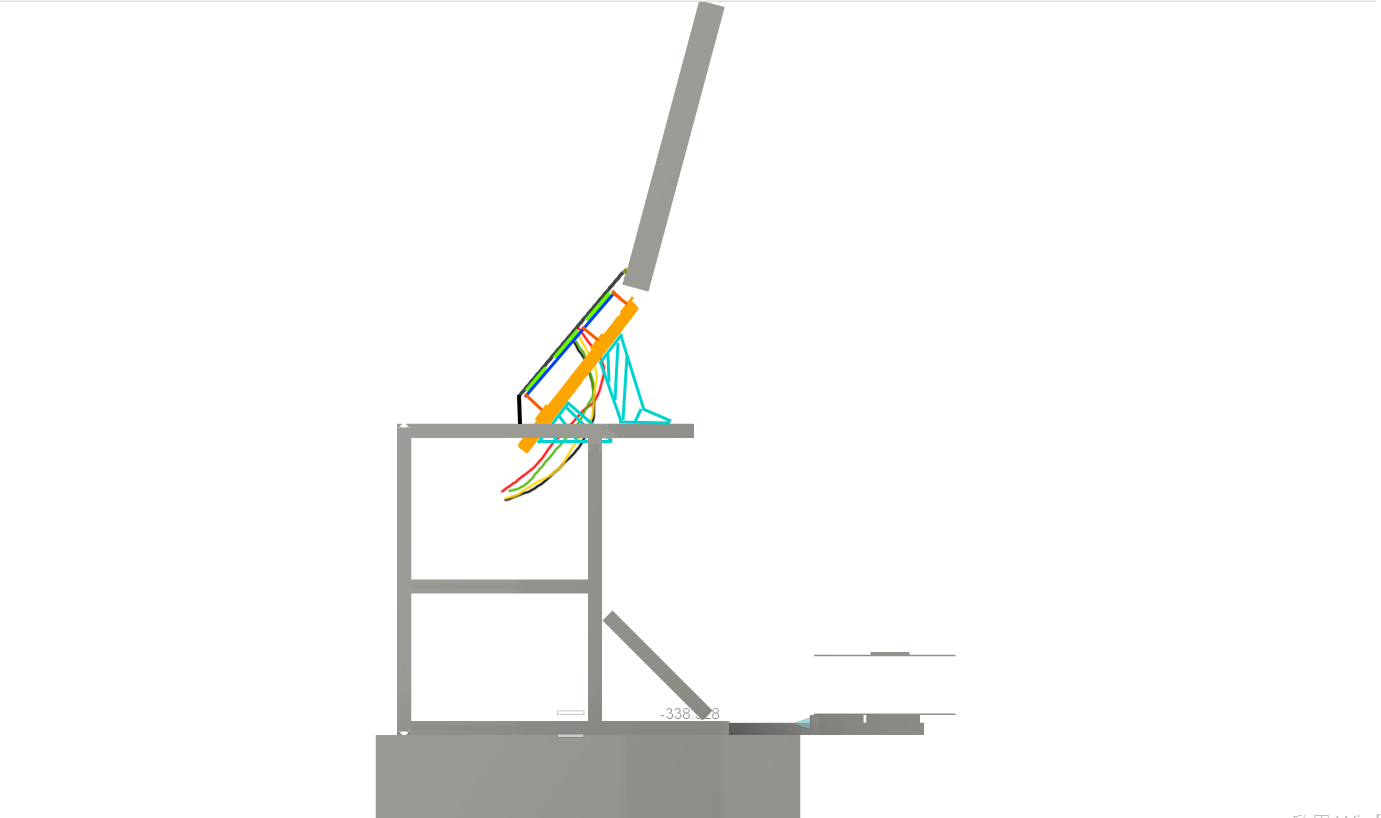
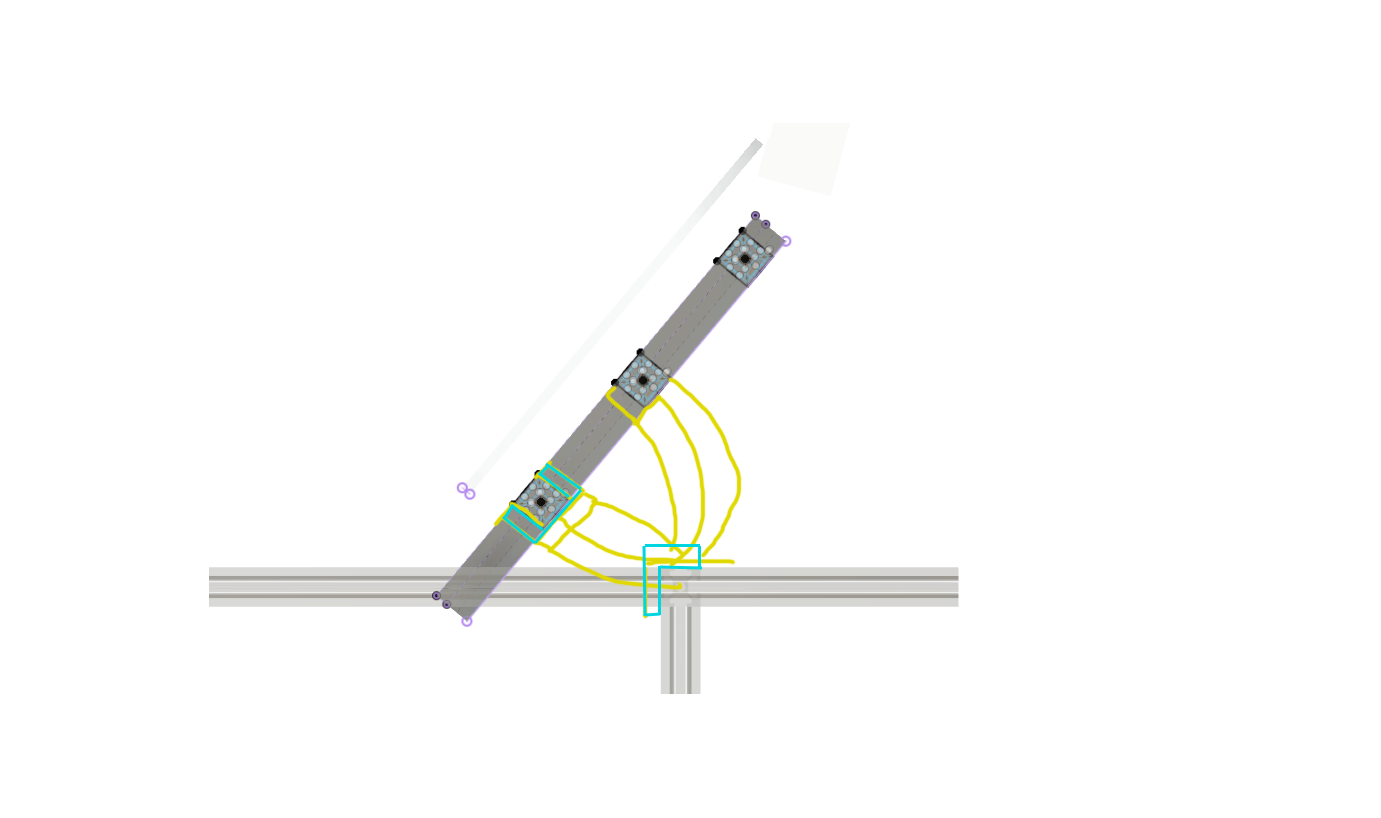
Revision of a layered 1381px x 818px image; what changed, layer by layer:
added layer "Layer 4" above "Layer 3" over 502, 462, 703, 617
added layer "Layer 3" above "side" over 493, 377, 742, 619
added layer "side" above "touch_area_front_support" over 209, 123, 959, 694
moved "銅柱" into group "Side_diagram" over 524, 289, 628, 412
moved "all_degree_lock" into group "Side_diagram" over 509, 266, 672, 454
moved "justWire" into group "Side_diagram" over 499, 325, 607, 503
moved "Layer 2" into group "Side_diagram" over 0, 0, 1376, 818
hid "Layer 1" over 0, 0, 1381, 818
